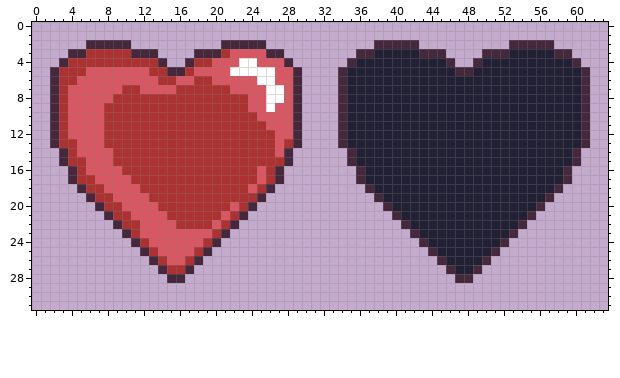
Pixel-art file, stored at Winter Break Game/Assets/Sprites/Heart UI.aseprite. That is the earlier state.
64x32 pixels, 1 frame.
Now the later version:
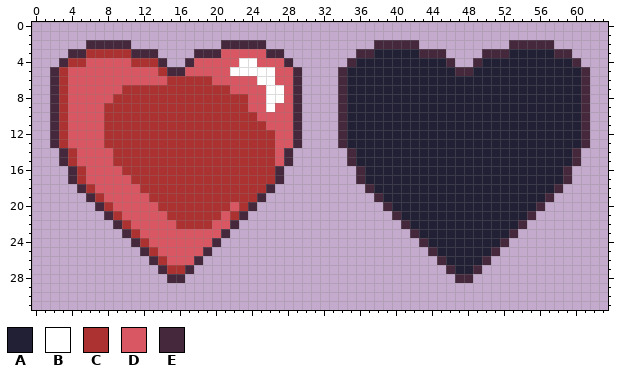
Palette (. is transparent): A #222034  B #ffffff  C #ac3232  D #d95763  E #45283c
Edits made:
Changed rows in their new state; - is an unchanged pixel.
first column x 4:
 3 -----------------D
 4 --DDDDD-------DD--
 5 DD-------D---D----
 6 D---------D-CC----
 7 --------CCCC------
first column x 4:
13 D-----------------------D
15 -D---------------------D-
16 ---------------------C---
17 --D------------------C---
18 ---D----------------C----
19 ----D--------------------
20 -----D-------------------
21 ------D------------------
22 -------D---------D-------
23 ----------------D--------
24 ---------------D---------
25 --------------D----------
26 -------------D-----------
Pixel boxes of the changes (left, top, right, bottom) in both pictures:
changed: (68, 49, 230, 94)
changed: (68, 139, 140, 229)
changed: (185, 139, 293, 265)
